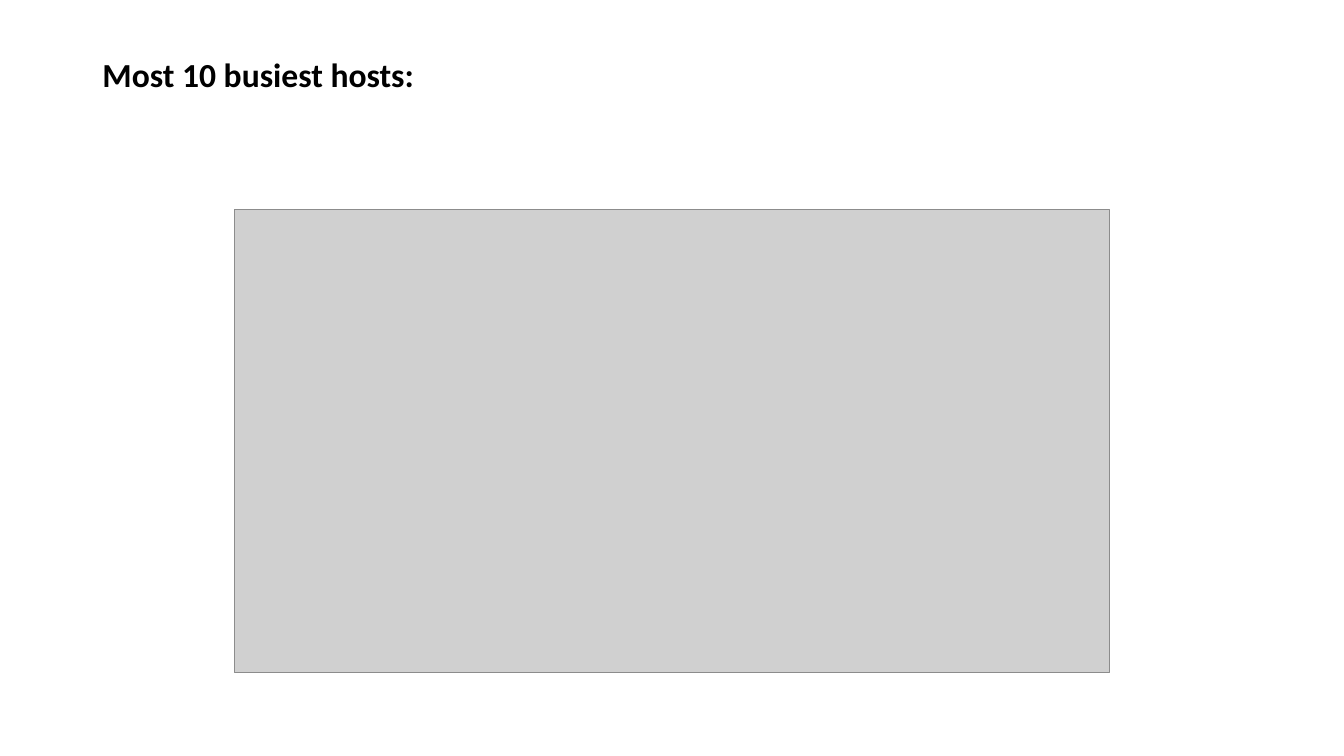
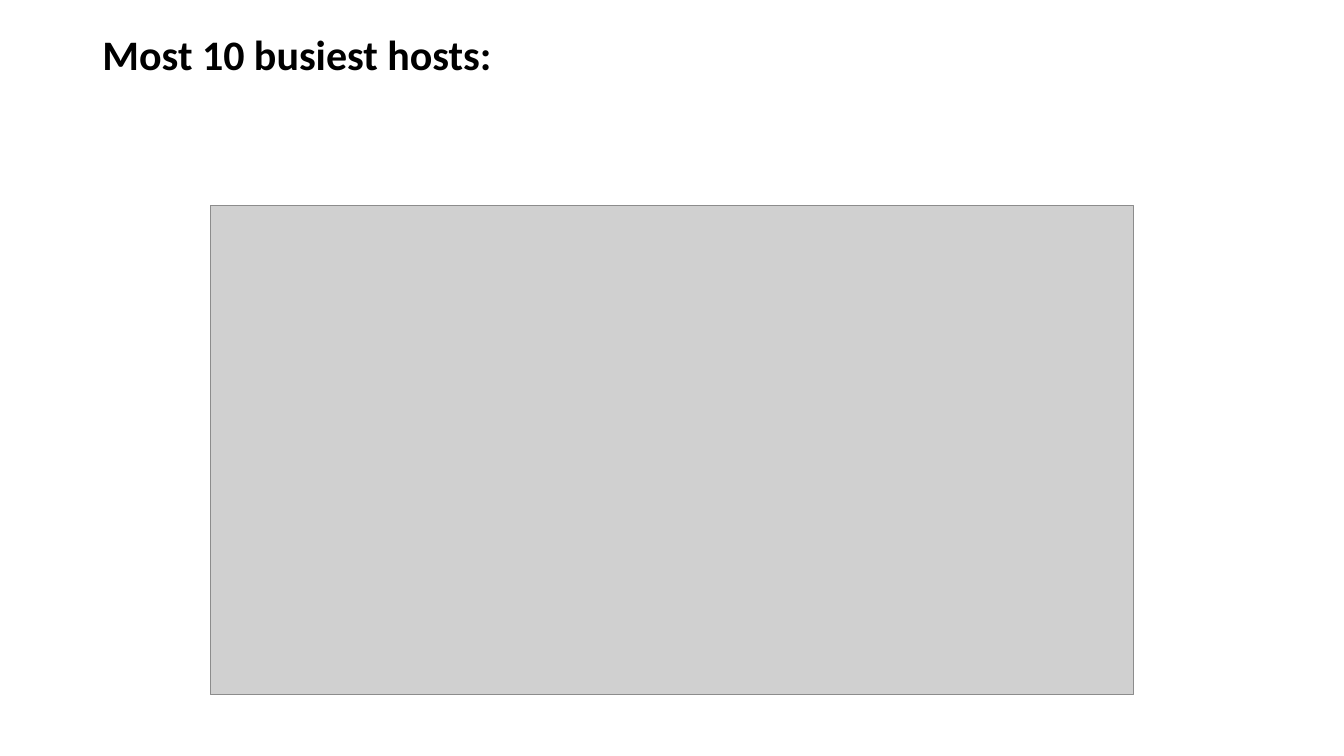
Before and after one commit to Alzabyedi/EDA_Project, a slide deck: slide 10 of communication.pptx. Drawn at 1344x756 pixels with LibreOffice and Linux fonts; fonts in the diff are those of the drawing; grey boxes stand for pictures. Boxes give left, top, right and bottom in pixels: in the first picture for what was removed or moved away, otherwise in the second. Text is boxed around its words. In the diff, an @@ line names an element or a change of style, - is before the commit and + after.

```diff
--- a/communication.pptx
+++ b/communication.pptx
@@ title "Most 10 busiest hosts:" moved from (x1=102, y1=63, x2=414, y2=88) to (x1=102, y1=40, x2=491, y2=71) @@
@@ title "Most 10 busiest hosts:" at (x1=102, y1=40, x2=491, y2=71): size 24 to 30 pt; vertical alignment middle to bottom @@
@@ picture resized from (x1=235, y1=210, x2=1110, y2=674) to (x1=211, y1=206, x2=1134, y2=696) @@
```
Also in this commit, not shown: 3 other slides changed, 2 slides added, 2 slides removed.
